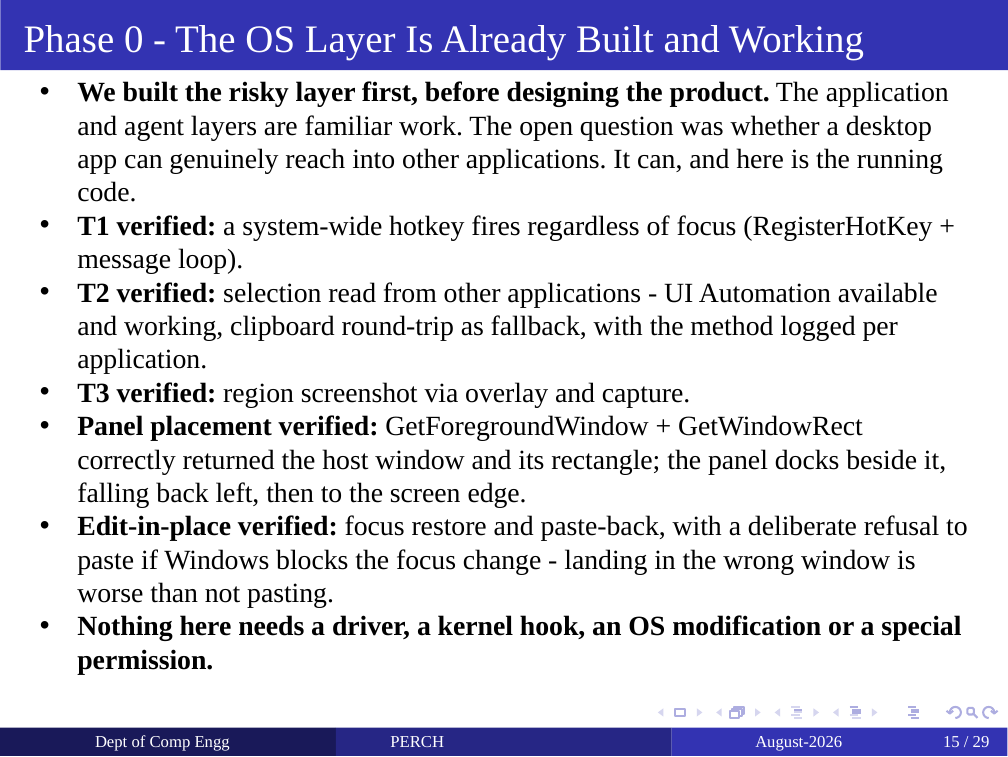
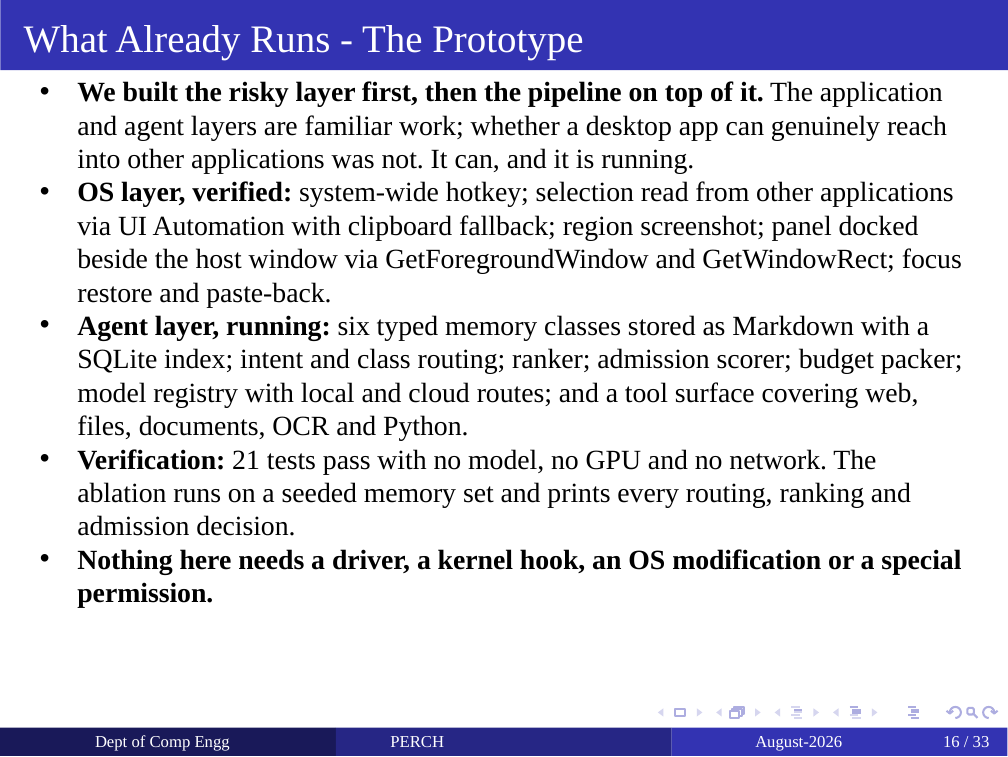
Before and after one commit to yashdoke7/perch, a slide deck: slide 16 of docs/PERCH_Project_Review.pptx (slide 15 before the commit). Drawn at 1008x757 pixels with LibreOffice and Linux fonts; fonts in the diff are those of the drawing. Boxes give left, top, right and bottom in pixels: in the first picture for what was removed or moved away, otherwise in the second. Text is boxed around its words. In the diff, an @@ line names an element or a change of style, - is before the commit and + after.

```diff
--- a/docs/PERCH_Project_Review.pptx
+++ b/docs/PERCH_Project_Review.pptx
@@ text at (24, 25, 583, 60): text changed @@
-Phase 0 - The OS Layer Is Already Built and Working
+What Already Runs - The Prototype
@@ text at (77, 81, 962, 536): text changed @@
-  • We built the risky layer first, before designing the product. The application and agent layers are familiar work. The open question was whether a desktop app can genuinely reach into other applications. It can, and here is the running code.
-  • T1 verified: a system-wide hotkey fires regardless of focus (RegisterHotKey + message loop).
-  • T2 verified: selection read from other applications - UI Automation available and working, clipboard round-trip as fallback, with the method logged per application.
-  • T3 verified: region screenshot via overlay and capture.
-  • Panel placement verified: GetForegroundWindow + GetWindowRect correctly returned the host window and its rectangle; the panel docks beside it, falling back left, then to the screen edge.
-  • Edit-in-place verified: focus restore and paste-back, with a deliberate refusal to paste if Windows blocks the focus change - landing in the wrong window is worse than not pasting.
+  • We built the risky layer first, then the pipeline on top of it. The application and agent layers are familiar work; whether a desktop app can genuinely reach into other applications was not. It can, and it is running.
+  • OS layer, verified: system-wide hotkey; selection read from other applications via UI Automation with clipboard fallback; region screenshot; panel docked beside the host window via GetForegroundWindow and GetWindowRect; focus restore and paste-back.
+  • Agent layer, running: six typed memory classes stored as Markdown with a SQLite index; intent and class routing; ranker; admission scorer; budget packer; model registry with local and cloud routes; and a tool surface covering web, files, documents, OCR and Python.
+  • Verification: 21 tests pass with no model, no GPU and no network. The ablation runs on a seeded memory set and prints every routing, ranking and admission decision.
@@ page number at (943, 736, 990, 747): text changed @@
-15 / 29
+16 / 33
```
Also in this commit, not shown: 27 other slides changed, 4 slides added, 2 other files.
